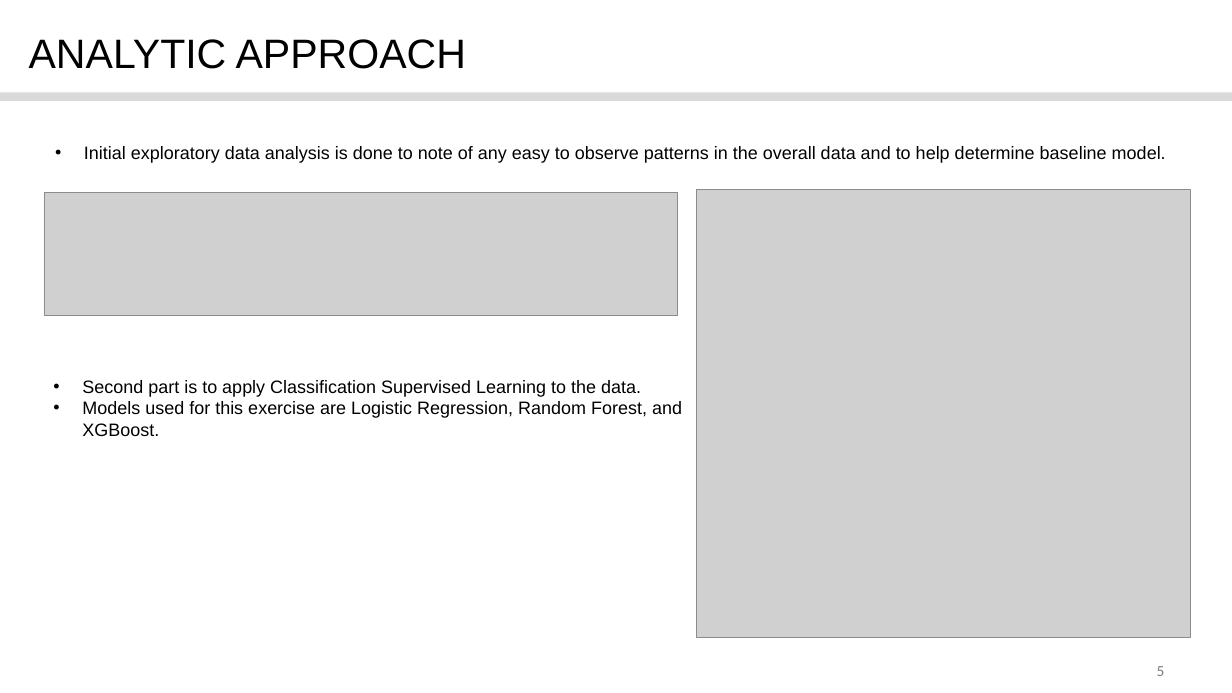
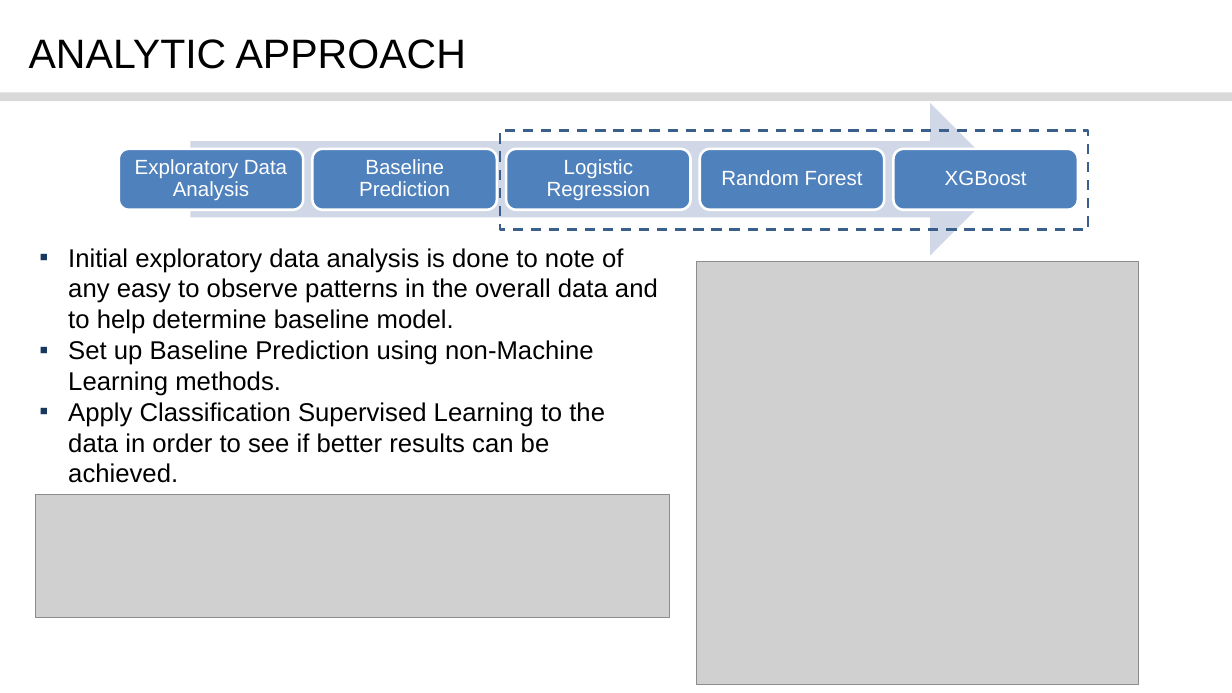
Before and after one commit to CharlesK98/Capstone-Project-2, a slide deck: slide 5 of Capstone Project 2.pptx. Drawn at 1232x693 pixels with LibreOffice and Linux fonts; fonts in the diff are those of the drawing; grey boxes stand for pictures; background and template pictures are left out. Boxes give left, top, right and bottom in pixels: in the first picture for what was removed or moved away, otherwise in the second. Text is boxed around its words. In the diff, an @@ line names an element or a change of style, - is before the commit and + after.

```diff
--- a/Capstone Project 2.pptx
+++ b/Capstone Project 2.pptx
@@ rectangle added at (500,130,1088,229), outline #3A5F8C 2 pt dashed @@
@@ group added at (119,104,1079,256): 5 rounded rectangles, 5 texts, 1 right arrow @@
+Exploratory Data Analysis
+Baseline Prediction
+Logistic Regression
+Random Forest
+XGBoost
@@ text "Initial exploratory data analysis is ...": place and size @@
-text "Initial exploratory data analysis is ..." at (84,146,1166,163)
+text "Initial exploratory data analysis is ..." at (68,248,658,483)
@@ text at (68,248,658,334): size 14 to 20 pt in "Initial exploratory data analysis is done to ..."; bullet • to ▪; bullet colour #000000 to #17375E @@
@@ picture: place and size @@
-picture at (697,190,1190,639)
+picture at (696,262,1138,684)
@@ text at (68,340,605,483): paragraphs added @@
+▪ Set up Baseline Prediction using non-Machine Learning methods.
+▪ Apply Classification Supervised Learning to the data in order to see if better results can be achieved.
@@ text removed at (82,380,682,436) @@
-• Second part is to apply Classification Supervised Learning to the data.
-• Models used for this exercise are Logistic Regression, Random Forest, and XGBoost.
@@ picture: place and size @@
-picture at (44,192,678,315)
+picture at (36,494,670,617)
@@ page number removed at (1157,666,1165,676) @@
-5
```
Also in this commit, not shown: 8 other slides changed.
